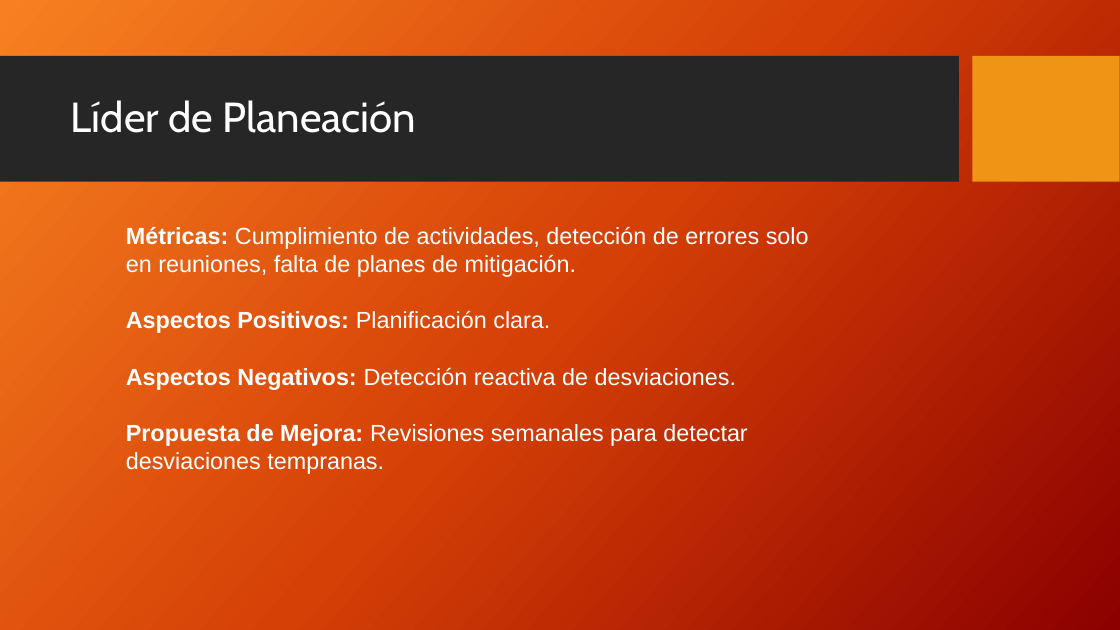
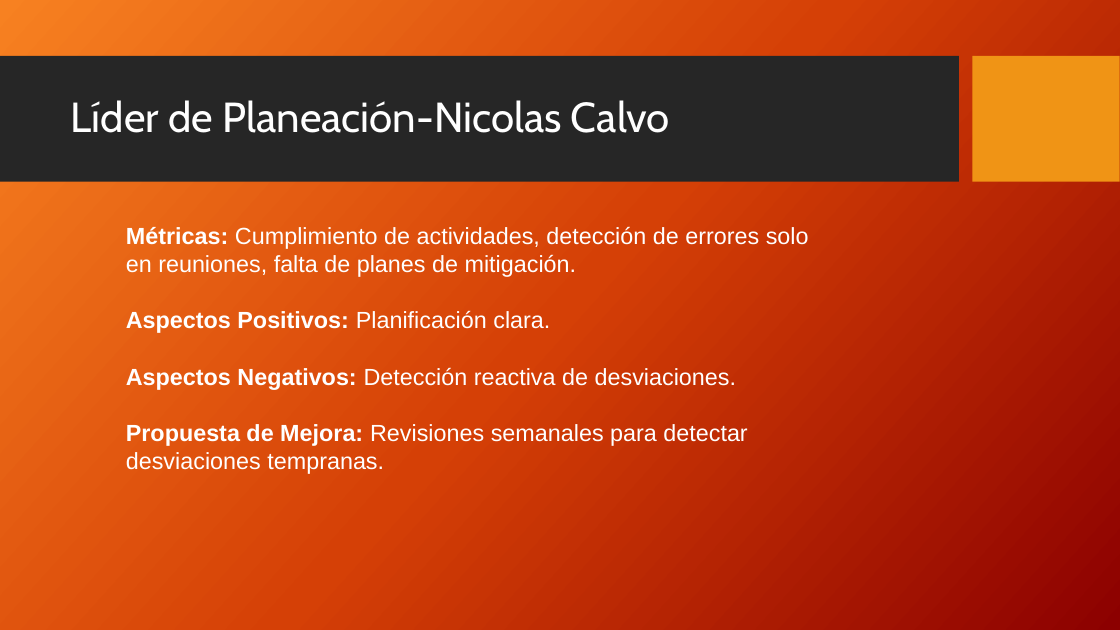
Before and after one commit to Nico2002345/PaginaIngSoftware, a slide deck: slide 7 of assets/docs/Postmortem_Proyecto_Presentacion.pptx. Drawn at 1120x630 pixels with LibreOffice and Linux fonts; fonts in the diff are those of the drawing; background and template pictures are left out. Boxes give left, top, right and bottom in pixels: in the first picture for what was removed or moved away, otherwise in the second. Text is boxed around its words. In the diff, an @@ line names an element or a change of style, - is before the commit and + after.

```diff
--- a/assets/docs/Postmortem_Proyecto_Presentacion.pptx
+++ b/assets/docs/Postmortem_Proyecto_Presentacion.pptx
@@ title at [71,100,670,133]: text changed @@
-Líder de Planeación
+Líder de Planeación-Nicolas Calvo
```
Also in this commit, not shown: 8 other slides changed.
